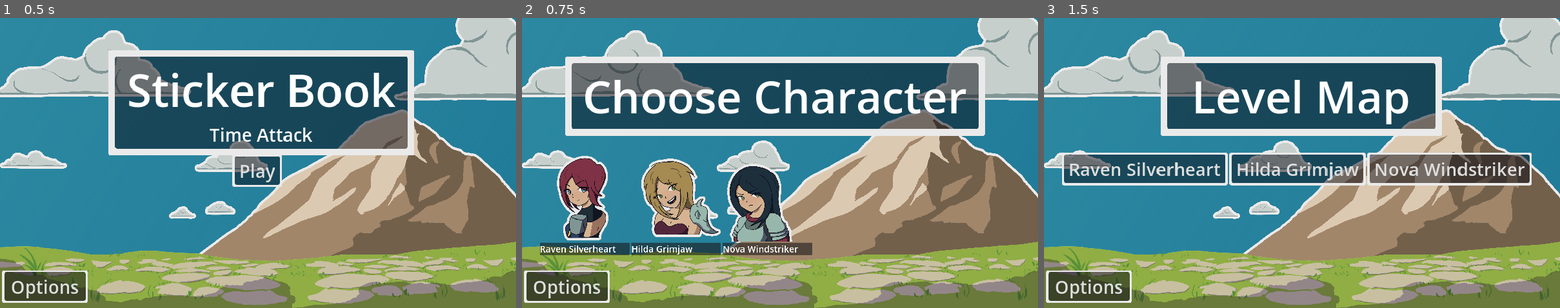
Above: before the commit, frames 1-3 (left to right).
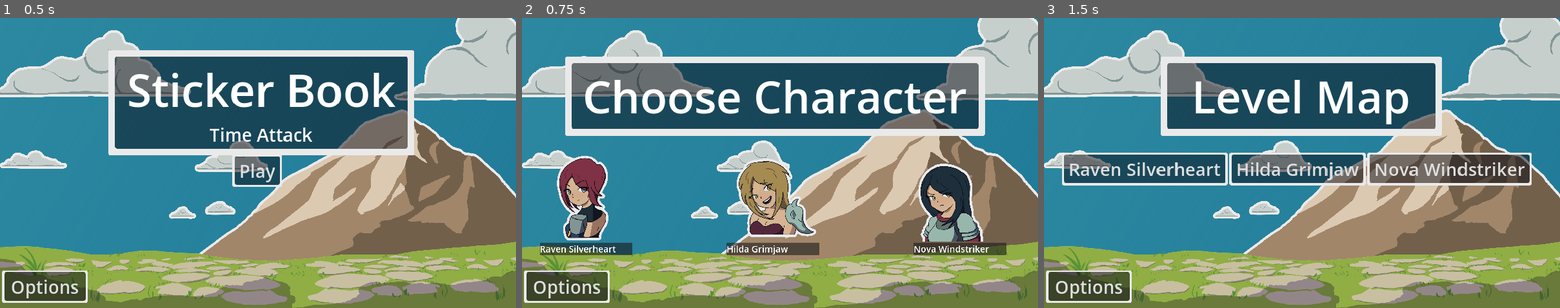
Above: after the commit, the same moments.

Repository: MajorZiploc/sticker_book_moments
Game: Godot game, scene res://scenes/title_scene.tscn
Two runs of this game, one before a commit and one after it. Both use one fixed random seed, a clock stepped at 60 frames per second and the inputs below.
Inputs (mouse positions are in pixels of both pictures, inside the frame that each line leads up to):
- Up to frame 1 (0.5 s): no input
- Up to frame 2 (0.75 s): click "Play" at 0.5 s
- Up to frame 3 (1.5 s): click (1105, 197) at 1.27 s

Frame 1 is identical in both runs. In frame 2, 11% of the frame differs, in the area x 20-94%, y 48-82%; in frame 3, nothing differs.

Commit message:
Use char models and labels for char choices

Diff:
--- a/scenes/choose_char.gd
+++ b/scenes/choose_char.gd
@@ -1,6 +1,6 @@
 extends Node2D
 
-@onready var ui: Control = $ui_root/ui;
+@onready var ui: CanvasLayer = $ui_root;
 
 var pause_menu: Node;
 
@@ -25,15 +25,19 @@
   SceneSwitcher.change_scene("res://scenes/level_map.tscn", {})
 
 func create_char_choices():
-  var box = BoxContainer.new();
-  box.scale = Vector2(0.5, 0.5);
+  var box = HBoxContainer.new();
+  var scale_scalar = 0.5
+  box.scale = Vector2(scale_scalar, scale_scalar);
   box.position = Vector2(40, 300);
+  box.custom_minimum_size = Vector2(5000 * scale_scalar, 0);
+  box.size_flags_horizontal = Control.SIZE_EXPAND_FILL;
   for key in CombatUnitData.entries.keys():
     var entry = CombatUnitData.entries[key];
     var entry_box = VBoxContainer.new();
     var button = TextureButton.new();
     var panel = PanelContainer.new();
     var label = Label.new();
+    entry_box.size_flags_horizontal = Control.SIZE_EXPAND_FILL;
     button.texture_normal = load(entry.bust_path);
     button.focus_entered.connect(func(): on_char_selected(key));
     label.text = entry.name;
@@ -43,9 +47,7 @@
     entry_box.add_child(panel);
     box.add_child(entry_box);
     var spacer = Control.new();
-    # NOT WORKING. consider making tscn stubs of this UI before continuing code
-    spacer.size_flags_horizontal = Control.SIZE_EXPAND;
-    spacer.size_flags_vertical = Control.SIZE_EXPAND;
+    spacer.size_flags_horizontal = Control.SIZE_EXPAND_FILL;
     box.add_child(spacer);
   ui.add_child(box);
 
